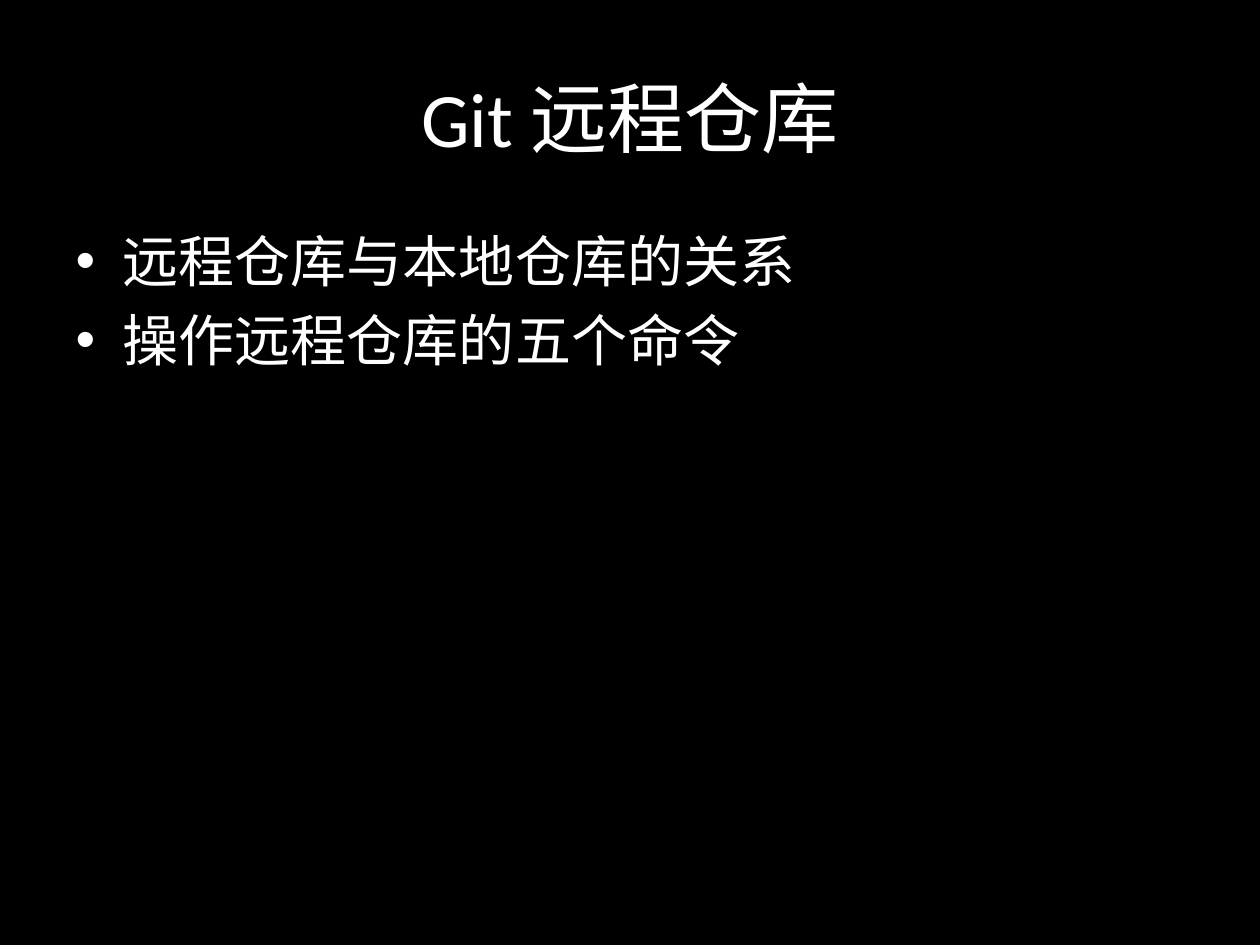
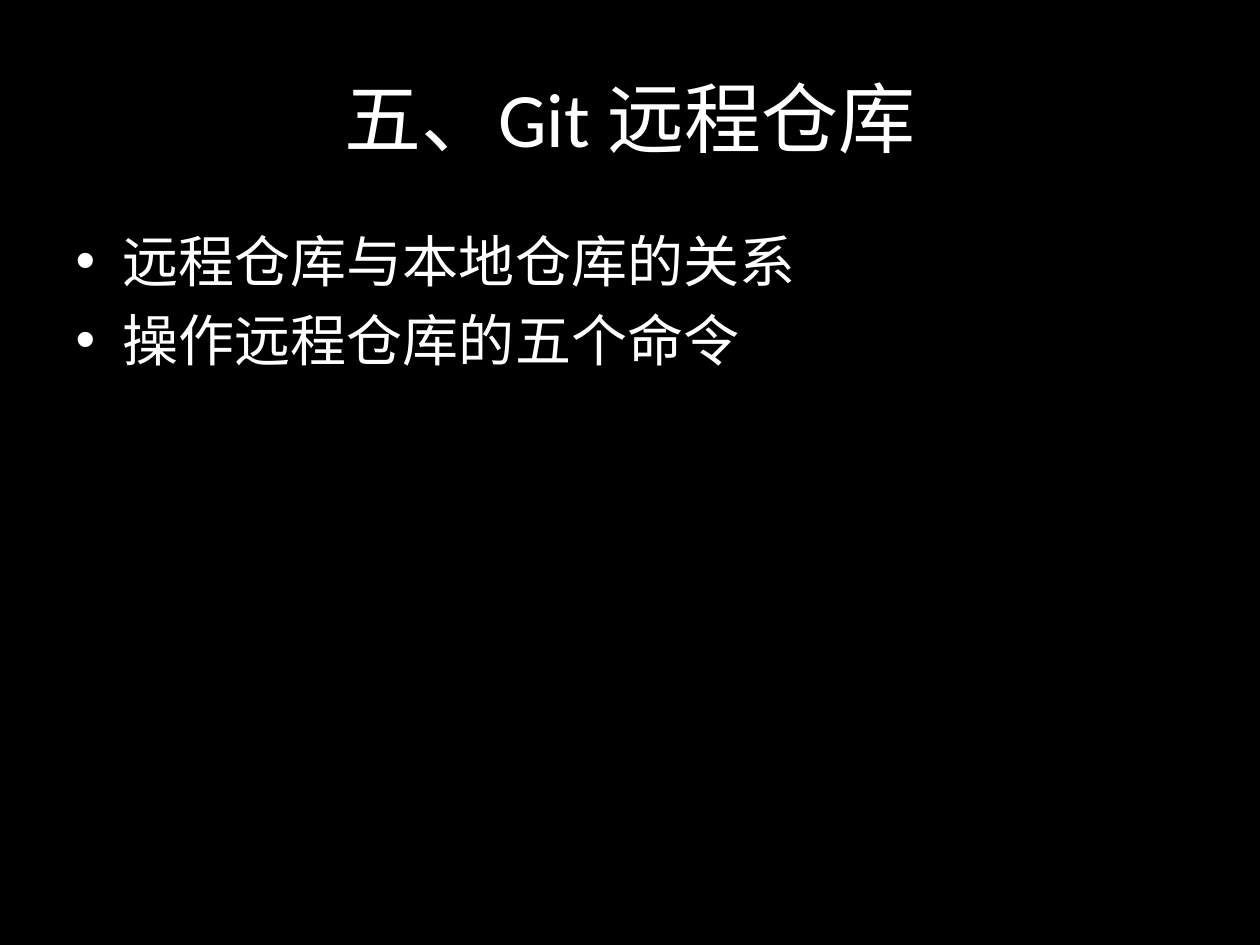
Before and after one commit to sontekliu/git-book, a slide deck: slide 31 of Git.pptx. Drawn at 1260x945 pixels with LibreOffice and Linux fonts; fonts in the diff are those of the drawing. Boxes give left, top, right and bottom in pixels: in the first picture for what was removed or moved away, otherwise in the second. Text is boxed around its words. In the diff, an @@ line names an element or a change of style, - is before the commit and + after.

```diff
--- a/Git.pptx
+++ b/Git.pptx
@@ title at [344, 82, 916, 154]: text changed @@
-Git 远程仓库
+五、Git 远程仓库
```
Also in this commit, not shown: 4 other slides changed, 5 slides added, 1 slide removed.
